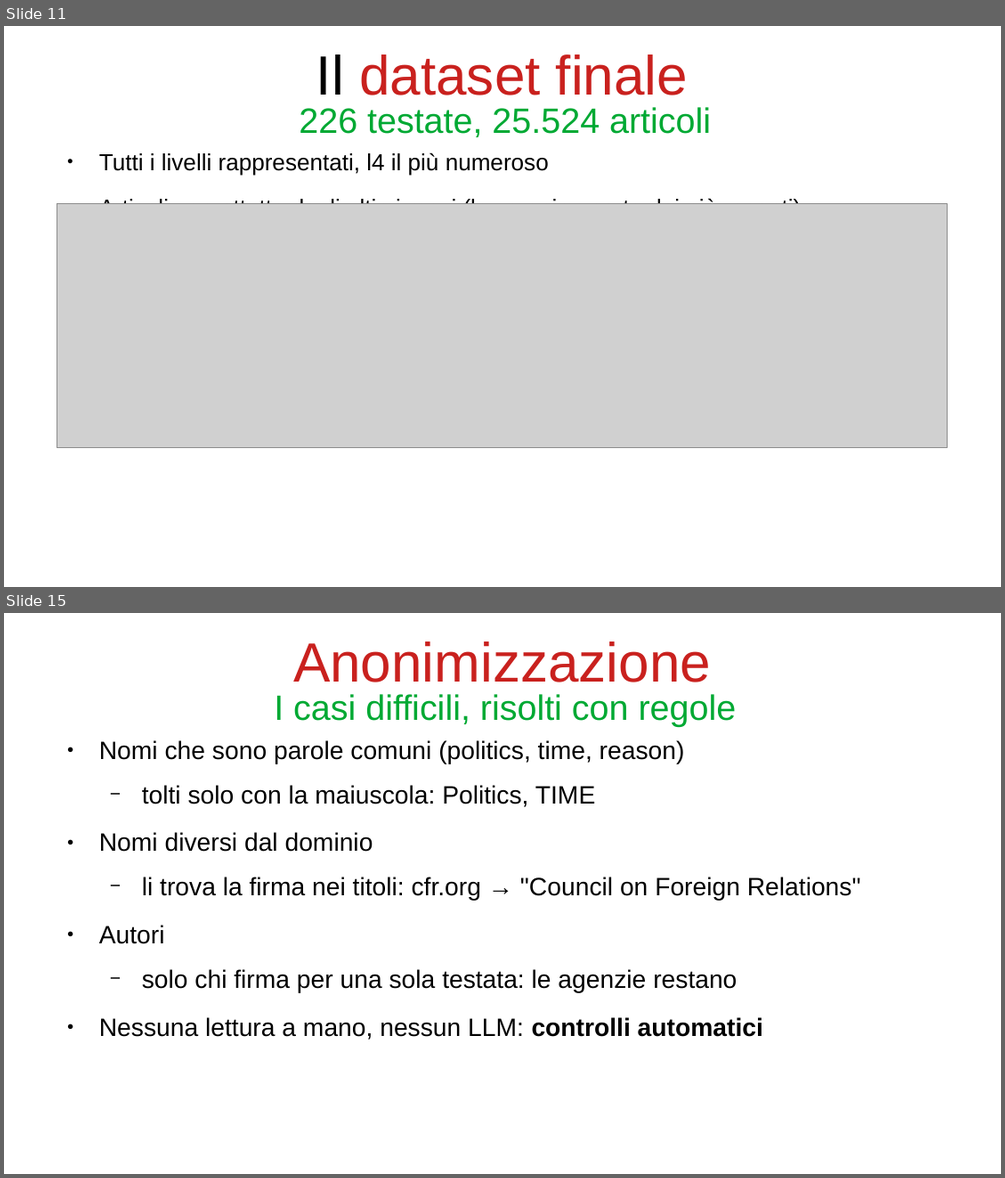
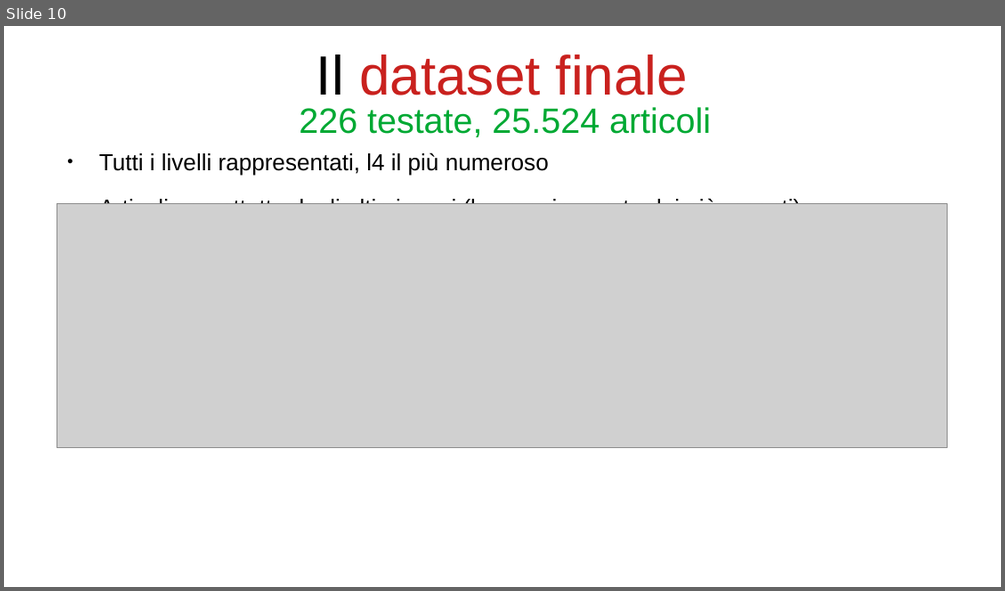
Before and after one commit to bianchi-john/PublisherClassification, a slide deck: Presentazioni/Stato finale/FinalState.odp. Shown one above the other, each under a label of ours: slides 11 and 15 before the commit, slide 10 after it; the slides between them are not shown. The pictures are 1005x1178 and 1005x591 pixels, drawn with LibreOffice and Linux fonts; fonts in the diff are those of the drawing; grey boxes stand for pictures. Boxes give left, top, right and bottom in pixels: in the first picture for what was removed or moved away, otherwise in the second. Text is boxed around its words. In the diff, an @@ line names an element or a change of style, - is before the commit and + after.

```diff
--- a/Presentazioni/Stato finale/FinalState.odp
+++ b/Presentazioni/Stato finale/FinalState.odp
@@ slide 15 removed at (x1=4, y1=613, x2=1001, y2=1174), background #FFFFFF @@
@@ title removed at (x1=293, y1=641, x2=711, y2=682) @@
-Anonimizzazione
@@ title removed at (x1=274, y1=694, x2=736, y2=727) @@
-I casi difficili, risolti con regole
@@ text removed at (x1=99, y1=740, x2=861, y2=1039) @@
-● Nomi che sono parole comuni (politics, time, reason)
-  − tolti solo con la maiuscola: Politics, TIME
-● Nomi diversi dal dominio
-  − li trova la firma nei titoli: cfr.org → "Council on Foreign Relations"
-● Autori
-  − solo chi firma per una sola testata: le agenzie restano
-● Nessuna lettura a mano, nessun LLM: controlli automatici
@@ what was slide 11 is now slide 10 @@
```
Also in this commit, not shown: 5 slides changed, 37 slides added, 6 other slides removed, 38 other files.
